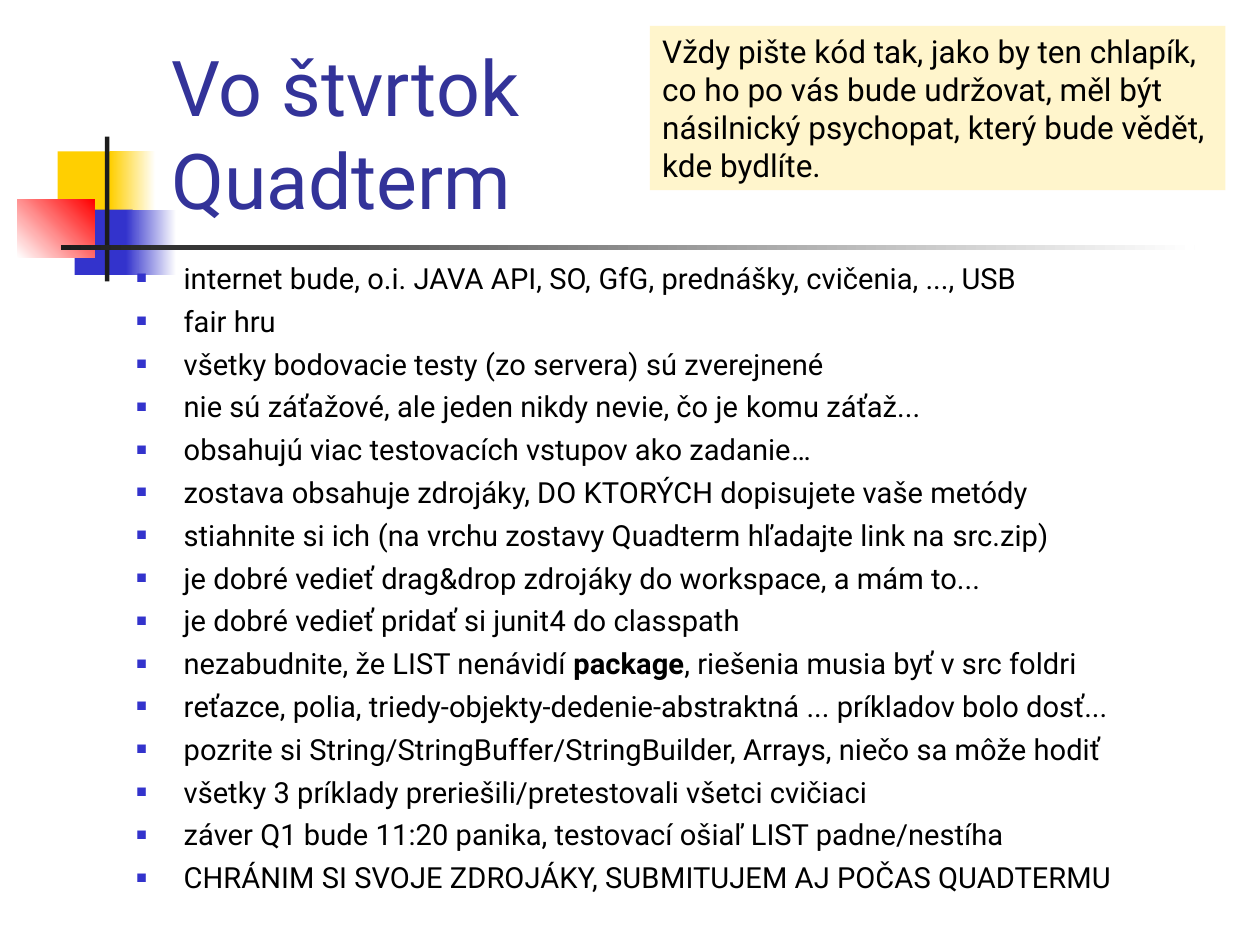
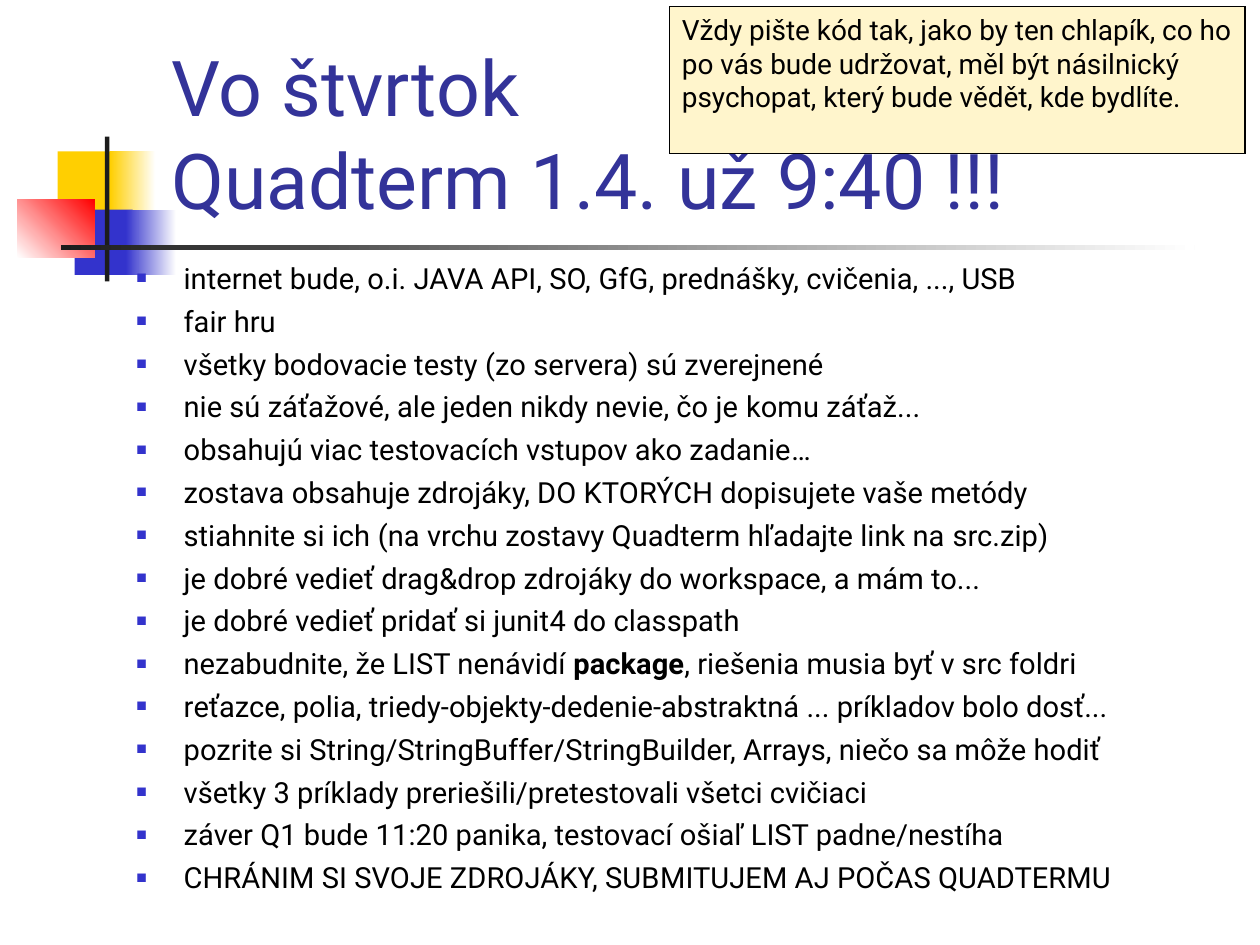
Before and after one commit to Programovanie4/Prednasky, a slide deck: slide 2 of 06/06_java.ppt. Drawn at 1260x945 pixels with LibreOffice and Linux fonts; fonts in the diff are those of the drawing. Boxes give left, top, right and bottom in pixels: in the first picture for what was removed or moved away, otherwise in the second. Text is boxed around its words. In the diff, an @@ line names an element or a change of style, - is before the commit and + after.

```diff
--- a/06/06_java.ppt
+++ b/06/06_java.ppt
@@ rectangle "Vždy pište kód tak, jako ..." resized from (x1=650, y1=26, x2=1226, y2=190) to (x1=669, y1=6, x2=1245, y2=154) @@
@@ rectangle "Vždy pište kód tak, jako ..." at (x1=669, y1=6, x2=1245, y2=154): size 18 to 16 pt; outline none to #000000 0.74 pt @@
@@ title at (x1=171, y1=58, x2=925, y2=218): text changed @@
-Vo štvrtok
-Quadterm
+Vo štvrtok
+Quadterm 1.4. už 9:40 !!!
```
Also in this commit, not shown: 32 other slides changed, 1 slide added, 1 other file.
